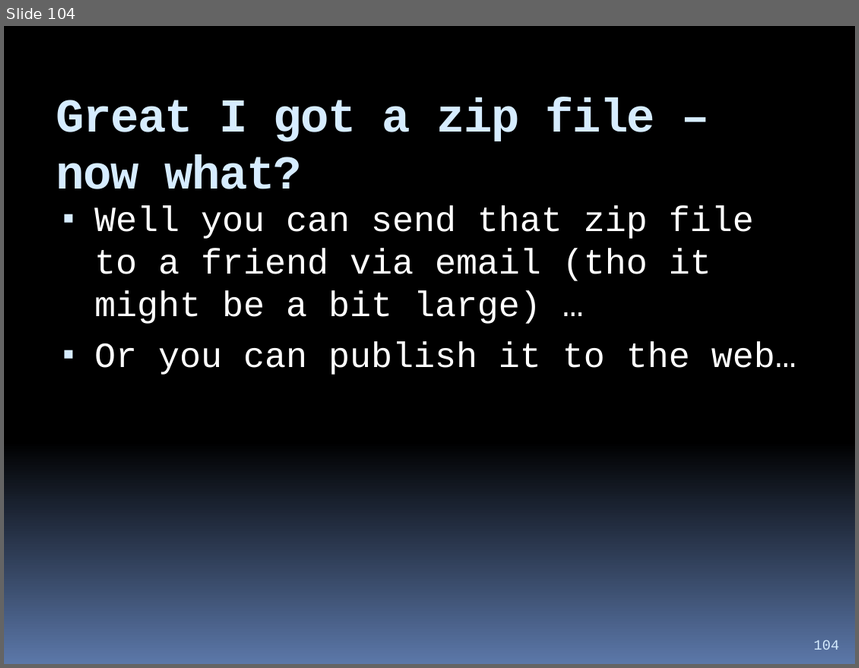
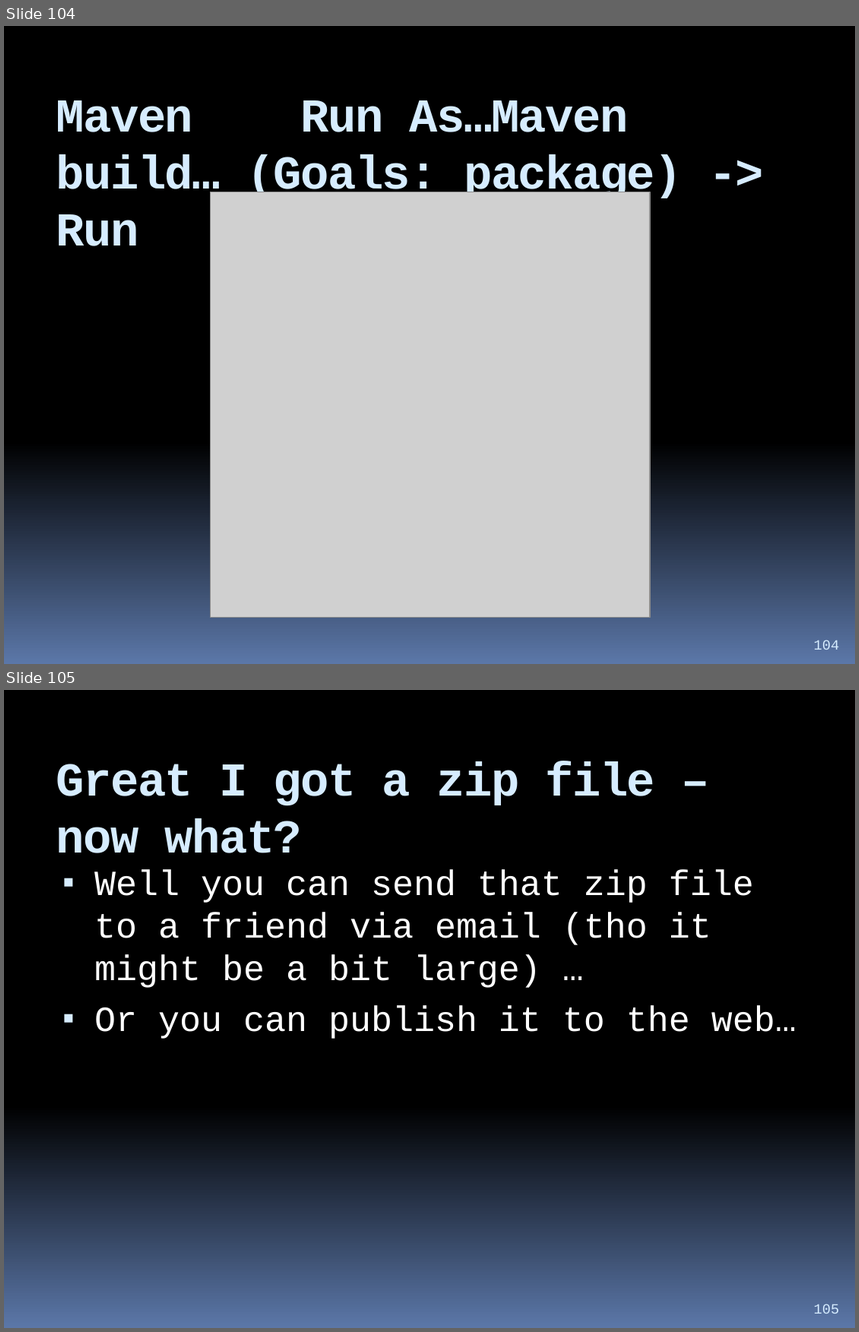
Before and after one commit to hchan/comp2613, a slide deck: coursePresentation.pptx. Shown one above the other, each under a label of ours: slide 104 before the commit, slides 104 and 105 after it. The pictures are 859x668 and 859x1332 pixels, drawn with LibreOffice and Linux fonts; fonts in the diff are those of the drawing; grey boxes stand for pictures. Boxes give left, top, right and bottom in pixels: in the first picture for what was removed or moved away, otherwise in the second. Text is boxed around its words. In the diff, an @@ line names an element or a change of style, - is before the commit and + after.

```diff
--- a/coursePresentation.pptx
+++ b/coursePresentation.pptx
@@ slide 104 added at bbox=[4, 26, 855, 664], background gradient #000000 to #5B77A8 @@
@@ title added at bbox=[56, 100, 683, 246], 40 pt, text #D6ECFF, bold @@
+Maven Run As…Maven build… (Goals: package) -> Run
@@ picture added at bbox=[211, 192, 651, 617] @@
@@ page number added at bbox=[814, 640, 840, 650], 12 pt, text #D6ECFF @@
+104
@@ what was slide 104 is now slide 105 @@
@@ page number at bbox=[814, 1304, 840, 1314]: text changed @@
-104
+105
```
Also in this commit, not shown: 1 other file.
